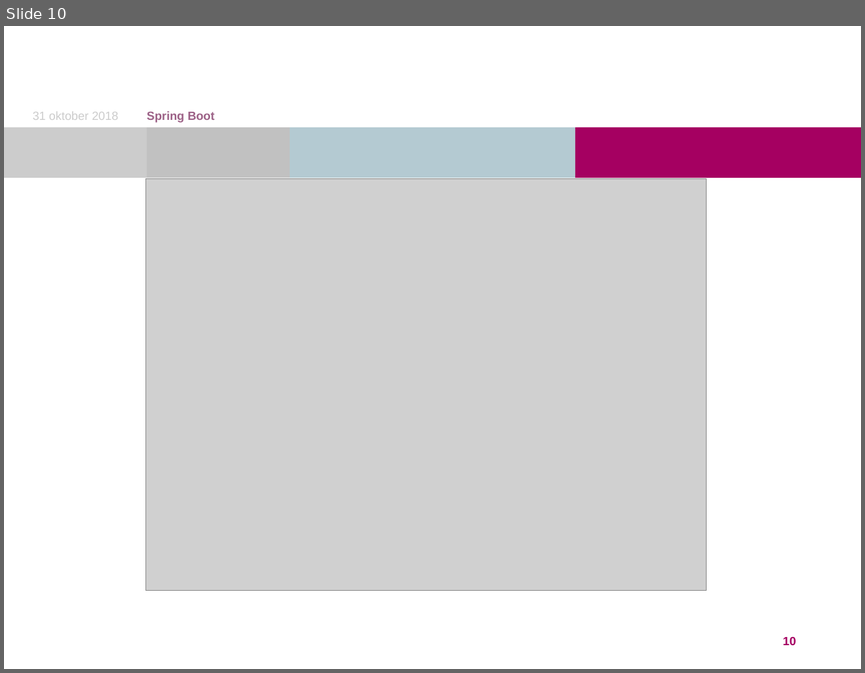
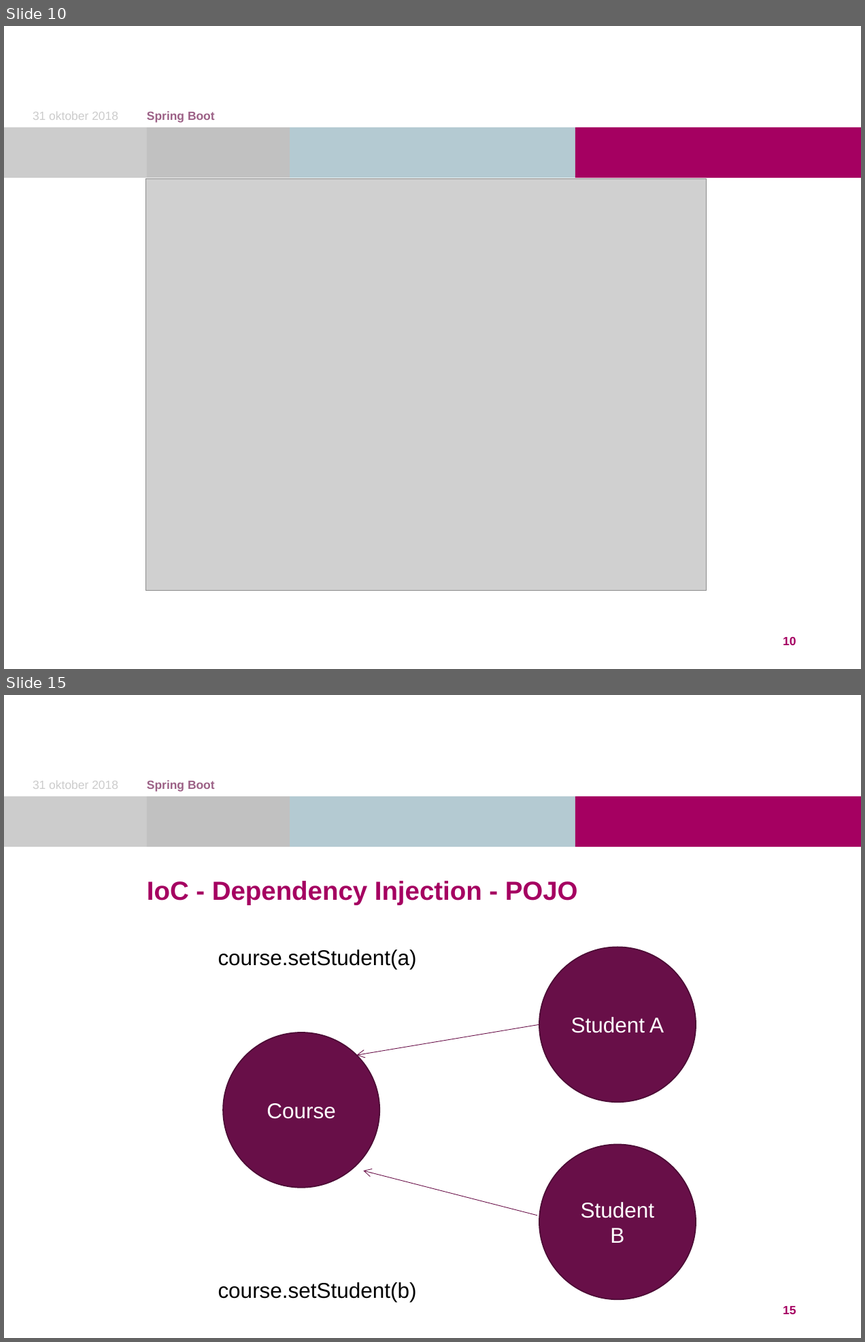
Before and after one commit to DutchDave/springboot-workshop, a slide deck: Spring Boot.pptx. Shown one above the other, each under a label of ours: slide 10 before the commit, slides 10 and 15 after it; the slides between them are not shown. The pictures are 865x673 and 865x1342 pixels, drawn with LibreOffice and Linux fonts; fonts in the diff are those of the drawing; grey boxes stand for pictures; background and template pictures are left out. Boxes give left, top, right and bottom in pixels: in the first picture for what was removed or moved away, otherwise in the second. Text is boxed around its words. In the diff, an @@ line names an element or a change of style, - is before the commit and + after.

```diff
--- a/Spring Boot.pptx
+++ b/Spring Boot.pptx
@@ slide 15 added at box(4, 695, 861, 1338), background #FFFFFF; not listed: 4 template elements that a slide beside it also shows @@
@@ text added at box(33, 781, 118, 789), 10 pt, text #CCCCCC @@
+31 oktober 2018
@@ text added at box(147, 780, 215, 792), 10 pt, text #9C6186, bold @@
+Spring Boot
@@ title added at box(147, 881, 578, 904), 22 pt, text #A50061, bold @@
+IoC - Dependency Injection - POJO
@@ text added at box(218, 949, 417, 969), 18 pt, text #000000 @@
+course.setStudent(a)
@@ ellipse added at box(540, 947, 696, 1102), fill #680F48, outline #4D0B35 1 pt, 18 pt, text #FFFFFF @@
+Student A
@@ ellipse added at box(224, 1032, 380, 1187), fill #680F48, outline #4D0B35 1 pt, 18 pt, text #FFFFFF @@
+Course
@@ arrow added from (540, 1024) to (357, 1055), #680F48 0.5 pt @@
@@ ellipse added at box(540, 1144, 696, 1299), fill #680F48, outline #4D0B35 1 pt, 18 pt, text #FFFFFF @@
+Student B
@@ arrow added from (537, 1215) to (363, 1170), #680F48 0.5 pt @@
@@ text added at box(218, 1282, 417, 1302), 18 pt, text #000000 @@
+course.setStudent(b)
@@ page number added at box(783, 1306, 796, 1314), 10 pt, text #A50061, bold @@
+15
```
Also in this commit, not shown: 10 other slides added.
